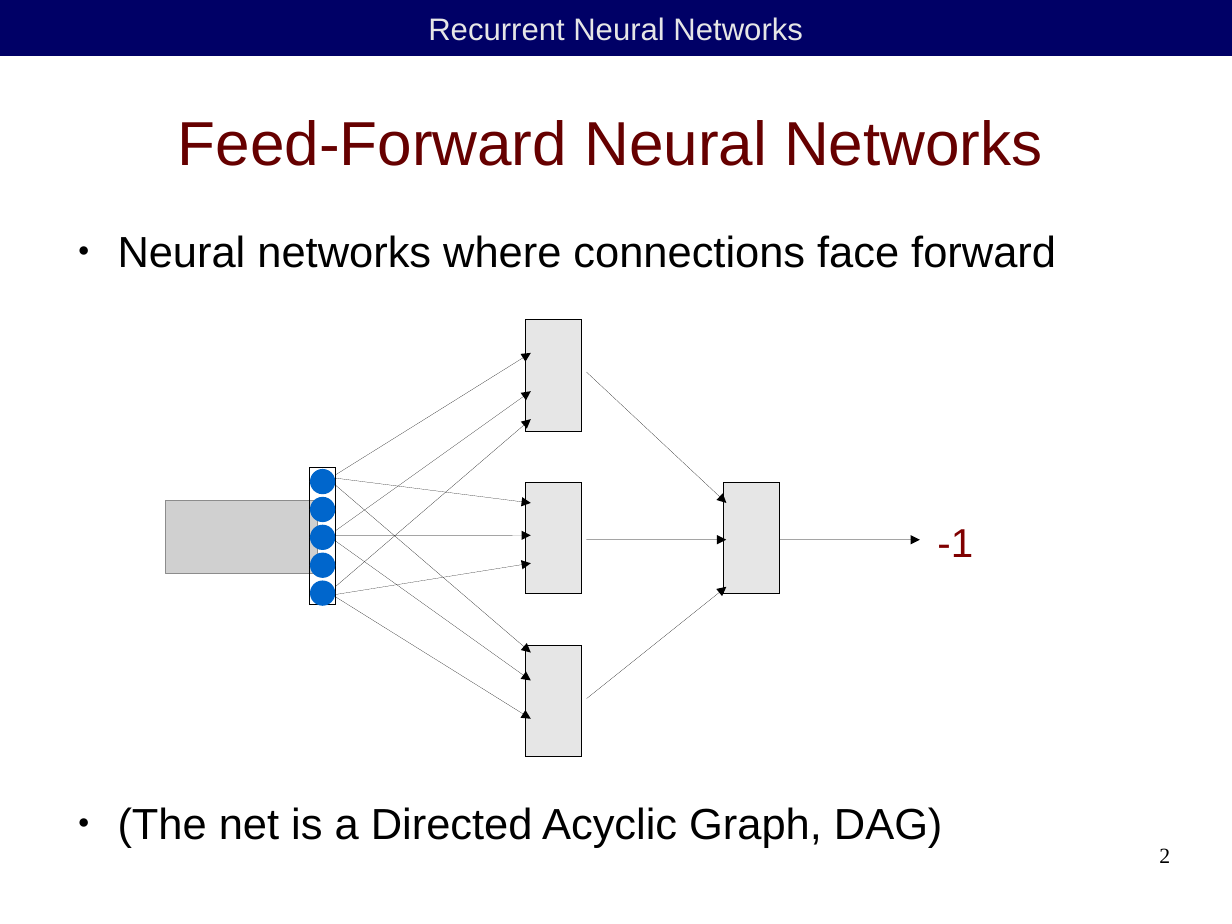
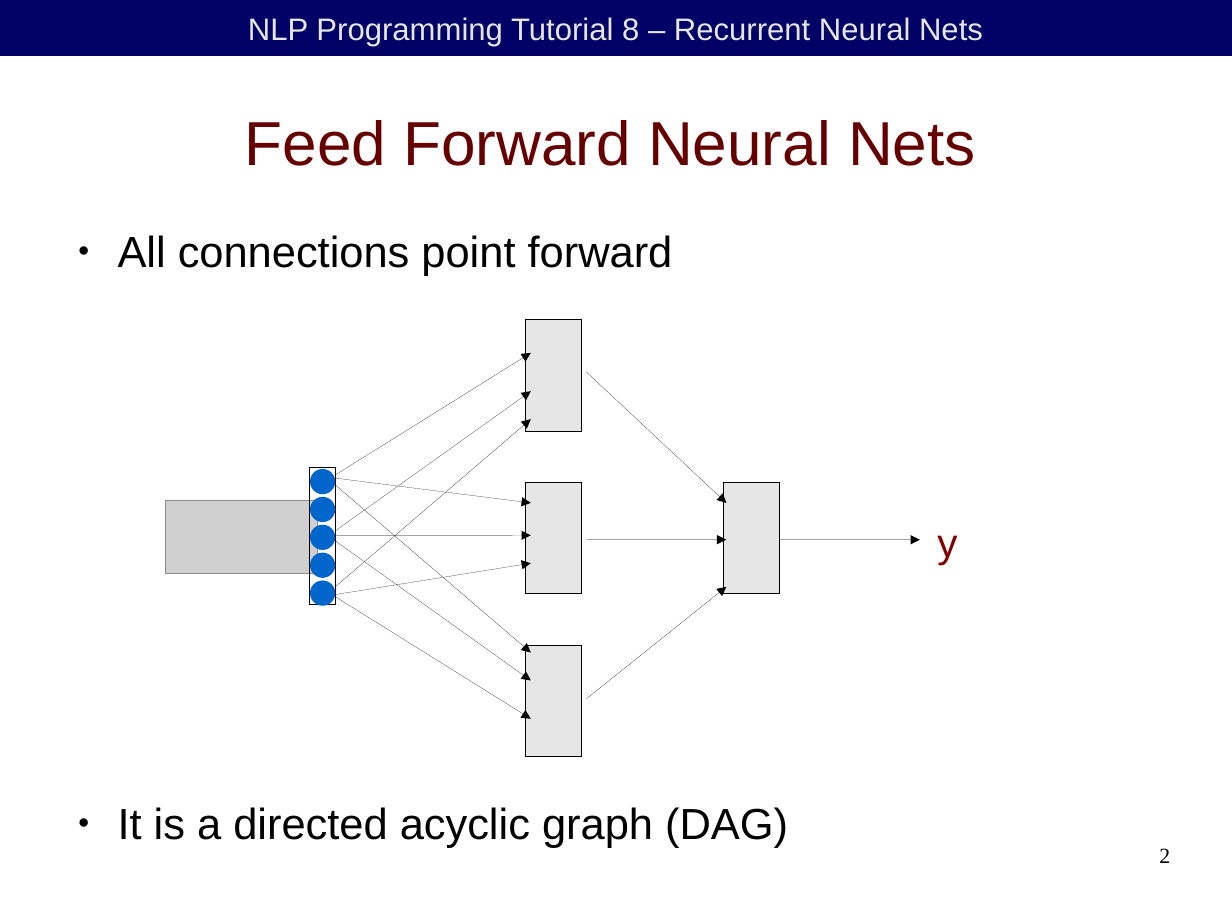
Before and after one commit to duffrind/nlppractice, a slide deck: slide 2 of download/08-rnn/nlp-programming-en-08-rnn.odp. Drawn at 1232x924 pixels with LibreOffice and Linux fonts; fonts in the diff are those of the drawing; grey boxes stand for pictures; background and template pictures are left out. Boxes give left, top, right and bottom in pixels: in the first picture for what was removed or moved away, otherwise in the second. Text is boxed around its words. In the diff, an @@ line names an element or a change of style, - is before the commit and + after.

```diff
--- a/download/08-rnn/nlp-programming-en-08-rnn.odp
+++ b/download/08-rnn/nlp-programming-en-08-rnn.odp
@@ text in rectangle at [248, 17, 983, 46]: text changed @@
-Recurrent Neural Networks
+NLP Programming Tutorial 8 – Recurrent Neural Nets
@@ title at [245, 120, 976, 166]: text changed @@
-Feed-Forward Neural Networks
+Feed Forward Neural Nets
@@ text at [118, 235, 673, 276]: text changed @@
-● Neural networks where connections face forward
+● All connections point forward
@@ text at [937, 535, 957, 565]: text changed @@
--1
+y
@@ text at [118, 807, 788, 848]: text changed @@
-● (The net is a Directed Acyclic Graph, DAG)
+● It is a directed acyclic graph (DAG)
```
Also in this commit, not shown: 16 other slides changed, 17 slides added, 7 slides removed, 2 other files.
